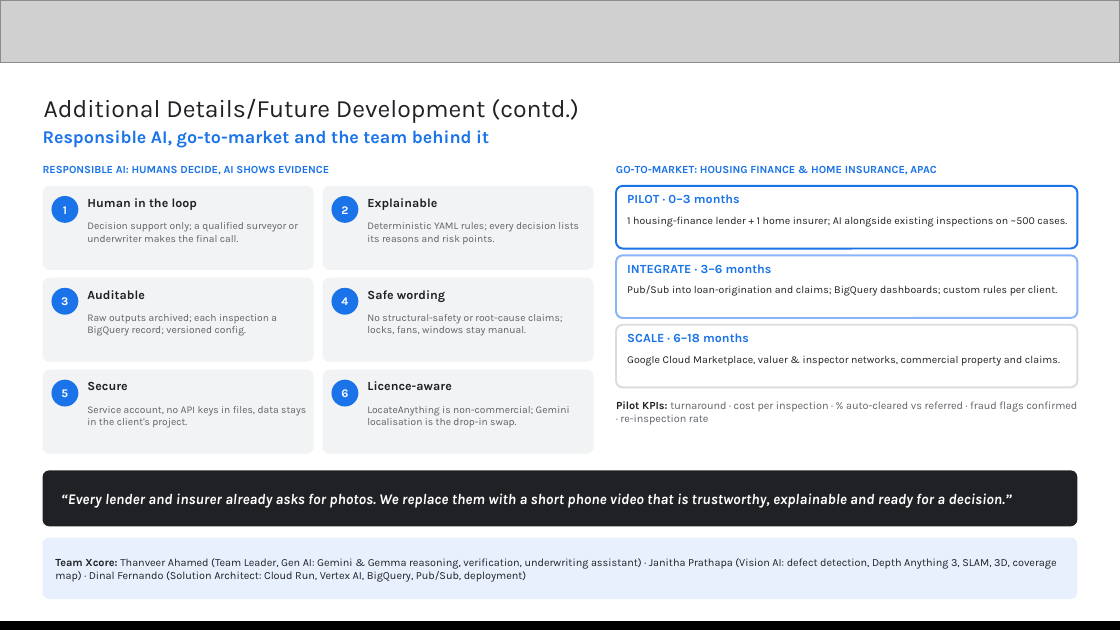
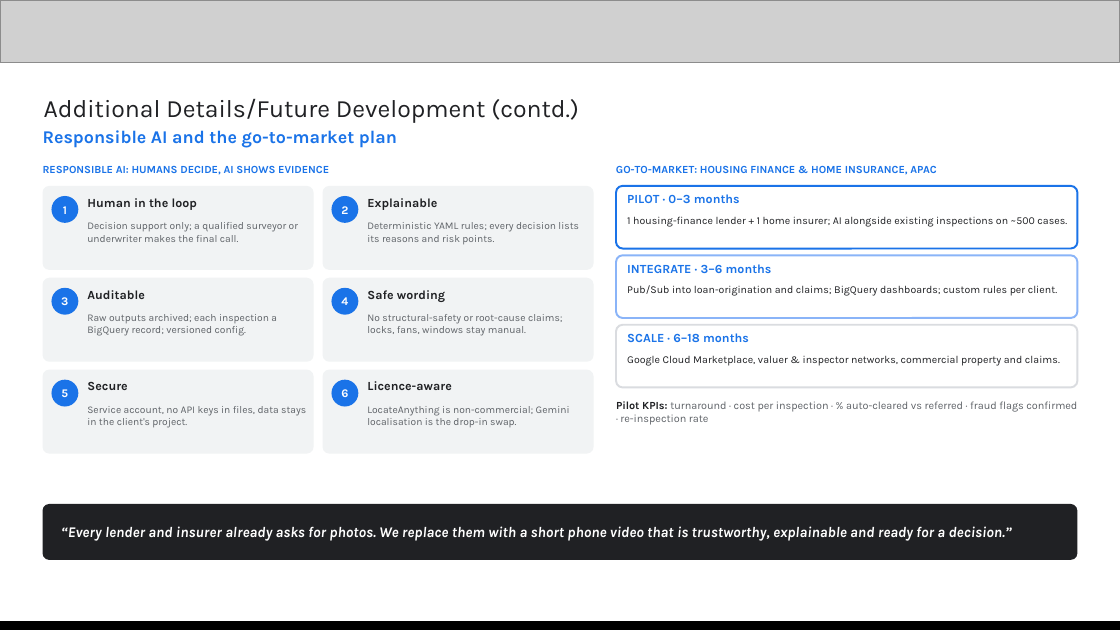
Before and after one commit to XCore-Lab/property-inspection-ai, a slide deck: slide 13 of docs/pitch-deck/Property_Inspection_AI_Submission_Xcore.pptx. Drawn at 1120x630 pixels with LibreOffice and Linux fonts; fonts in the diff are those of the drawing; grey boxes stand for pictures. Boxes give left, top, right and bottom in pixels: in the first picture for what was removed or moved away, otherwise in the second. Text is boxed around its words. In the diff, an @@ line names an element or a change of style, - is before the commit and + after.

```diff
--- a/docs/pitch-deck/Property_Inspection_AI_Submission_Xcore.pptx
+++ b/docs/pitch-deck/Property_Inspection_AI_Submission_Xcore.pptx
@@ text at (43, 130, 397, 148): text changed @@
-Responsible AI, go-to-market and the team behind it
+Responsible AI and the go-to-market plan
@@ rounded rectangle "“Every lender and insurer already ...": place and size @@
-rounded rectangle "“Every lender and insurer already ..." at (43, 470, 1077, 526)
+rounded rectangle "“Every lender and insurer already ..." at (43, 504, 1077, 560)
@@ rounded rectangle removed at (43, 538, 1077, 599) @@
-Team Xcore: Thanveer Ahamed (Team Leader, Gen AI: Gemini & Gemma reasoning, verification, underwriting assistant) · Janitha Prathapa (Vision AI: defect detection, Depth Anything 3, SLAM, 3D, coverage map) · Dinal Fernando (Solution Architect: Cloud Run, Vertex AI, BigQuery, Pub/Sub, deployment)
```
Also in this commit, not shown: 1 other slide changed, 2 other files.
